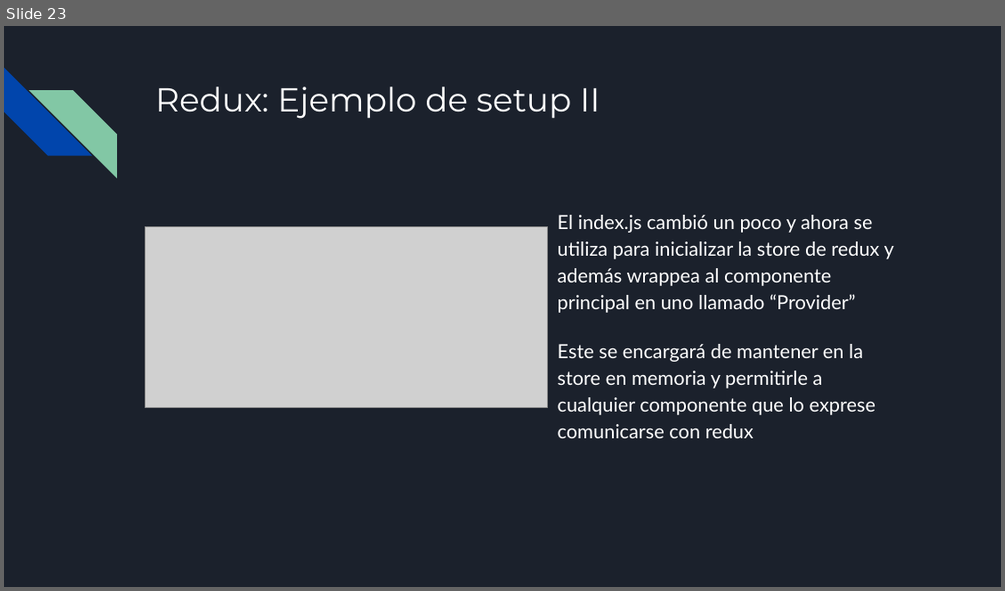
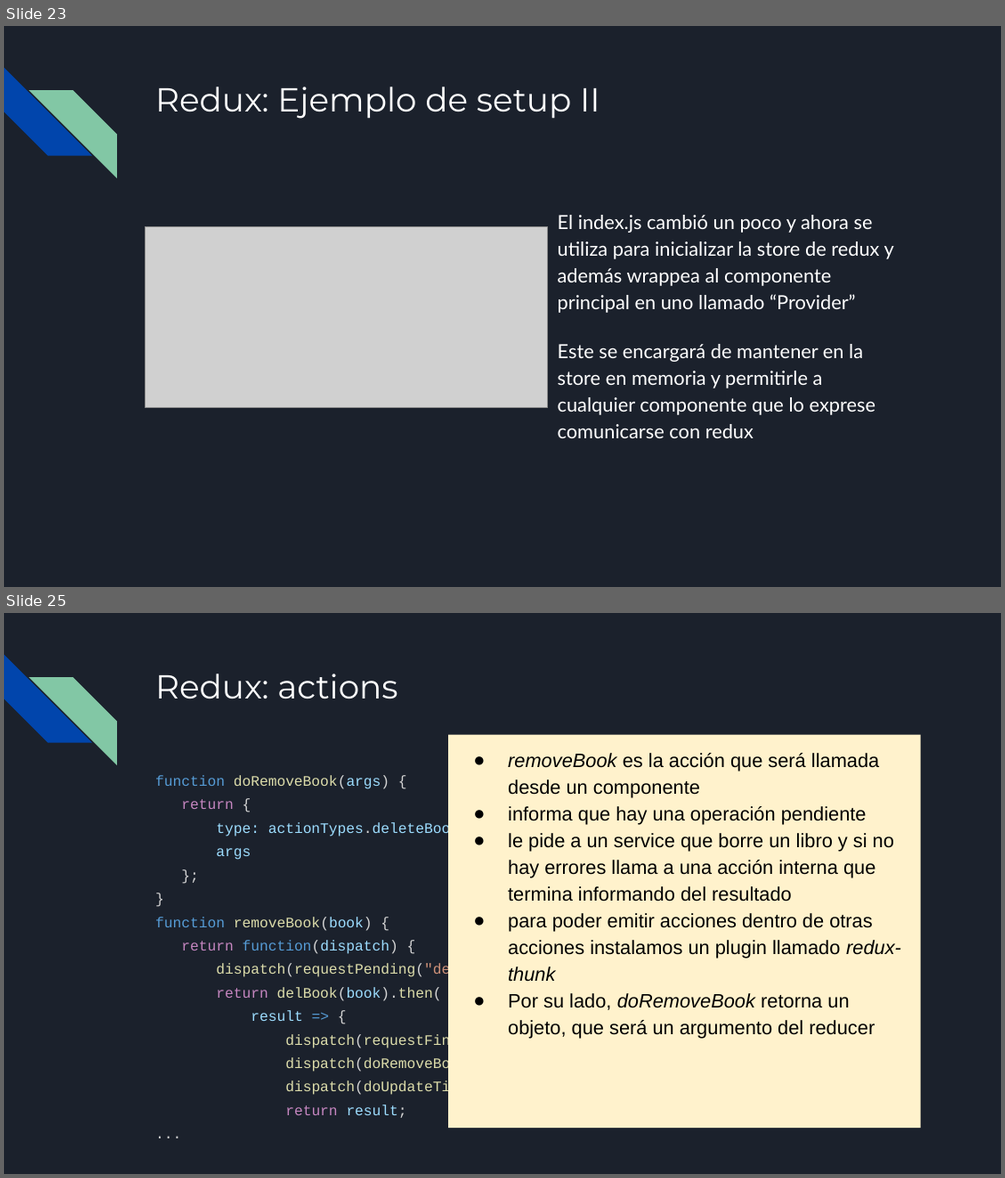
Before and after one commit to francisco-pinchentti/react-basics, a slide deck: docs/React.odp. Shown one above the other, each under a label of ours: slide 23 before the commit, slides 23 and 25 after it; the slides between them are not shown. The pictures are 1005x591 and 1005x1178 pixels, drawn with LibreOffice and Linux fonts; fonts in the diff are those of the drawing; grey boxes stand for pictures. Boxes give left, top, right and bottom in pixels: in the first picture for what was removed or moved away, otherwise in the second. Text is boxed around its words. In the diff, an @@ line names an element or a change of style, - is before the commit and + after.

Commit message:
updated presentation: redux, test, summary

```diff
--- a/docs/React.odp
+++ b/docs/React.odp
@@ slide 25 added at (x1=4, y1=613, x2=1001, y2=1174), background #1B212C; not listed: 2 template elements that a slide beside it also shows @@
@@ title added at (x1=155, y1=674, x2=397, y2=698), 24 pt, text #FFFFFF @@
+Redux: actions
@@ rectangle added at (x1=449, y1=735, x2=921, y2=1127), fill #FFF2CC, 14 pt, text #000000 @@
+● removeBook es la acción que será llamada desde un componente
+● informa que hay una operación pendiente
+● le pide a un service que borre un libro y si no hay errores llama a una acción interna que termina informando del resultado
+● para poder emitir acciones dentro de otras acciones instalamos un plugin llamado redux-thunk
+● Por su lado, doRemoveBook retorna un objeto, que será un argumento del reducer
@@ text added at (x1=155, y1=775, x2=623, y2=1118), 10.5 pt, text #DCDCAA @@
+function doRemoveBook(args) {
+return {
+type: actionTypes.deleteBook,
+args
+};
+}
+function removeBook(book) {
+return function(dispatch) {
+dispatch(requestPending("delBook");
+return delBook(book).then(
+result => {
+dispatch(requestFinished({ status: "ok" }));
+dispatch(doRemoveBook(book));
+dispatch(doUpdateTimestamp());
+return result;
+...
```
Also in this commit, not shown: 6 slides changed, 4 other slides added, 1 slide removed.
